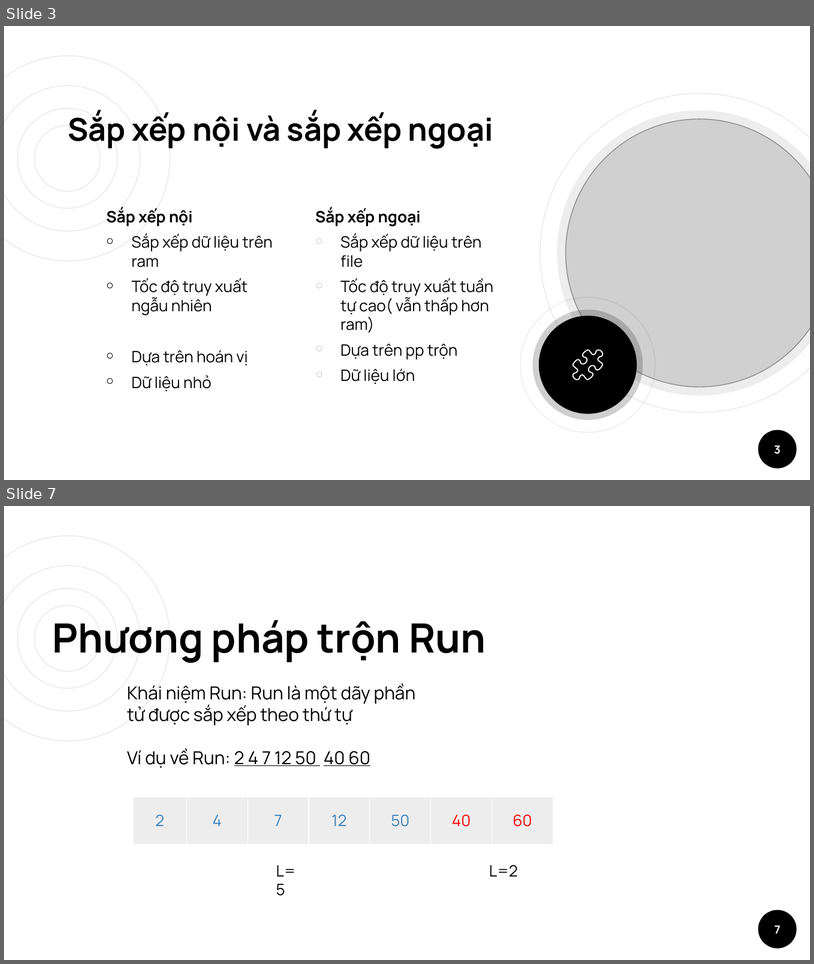
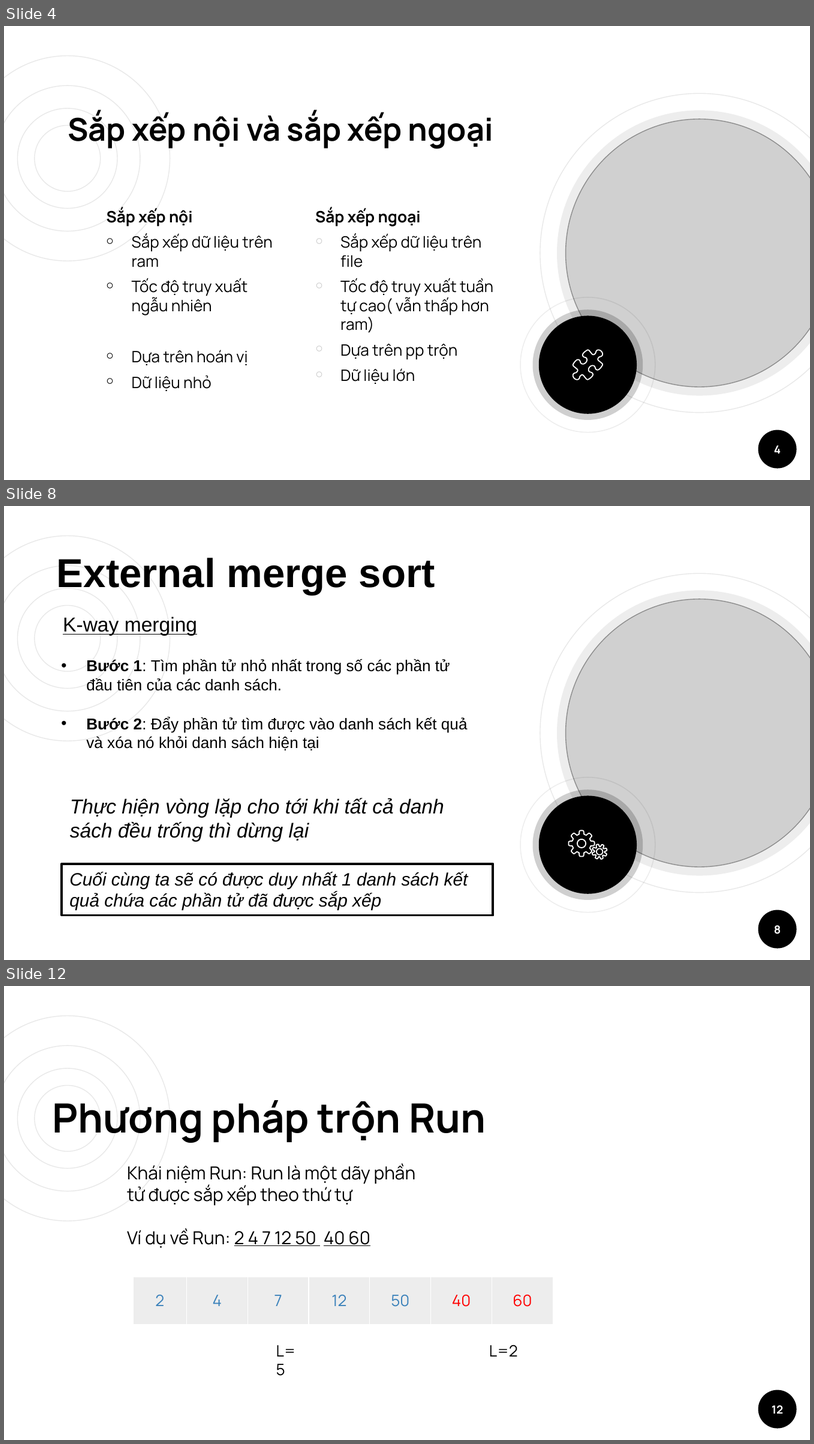
Before and after one commit to Nhatthanh1/CS523_N05, a slide deck: ExternalSort/ESshow.pptx. Shown one above the other, each under a label of ours: slides 3 and 7 before the commit, slides 4, 8 and 12 after it; the slides between them are not shown. The pictures are 814x964 and 814x1444 pixels, drawn with LibreOffice and Linux fonts; fonts in the diff are those of the drawing; grey boxes stand for pictures. Boxes give left, top, right and bottom in pixels: in the first picture for what was removed or moved away, otherwise in the second. Text is boxed around its words. In the diff, an @@ line names an element or a change of style, - is before the commit and + after.

```diff
--- a/ExternalSort/ESshow.pptx
+++ b/ExternalSort/ESshow.pptx
@@ slide 8 added at (x1=4, y1=506, x2=810, y2=960), background #FFFFFF; not listed: 7 template elements that a slide beside it also shows @@
@@ title added at (x1=57, y1=558, x2=435, y2=595), 36 pt, text #000000, bold @@
+External merge sort
@@ picture added at (x1=566, y1=599, x2=810, y2=867) @@
@@ text added at (x1=63, y1=616, x2=197, y2=635), 18 pt, text #000000, underline @@
+K-way merging
@@ text added at (x1=86, y1=659, x2=450, y2=691), 14 pt, text #000000 @@
+• Bước 1: Tìm phần tử nhỏ nhất trong số các phần tử đầu tiên của các danh sách.
@@ text added at (x1=86, y1=717, x2=468, y2=750), 14 pt, text #000000 @@
+• Bước 2: Đẩy phần tử tìm được vào danh sách kết quả và xóa nó khỏi danh sách hiện tại
@@ donut added at (x1=520, y1=777, x2=656, y2=912), fill #000000 at 7% opacity @@
@@ ellipse added at (x1=533, y1=789, x2=644, y2=900), fill #000000 at 19% opacity @@
@@ text added at (x1=70, y1=798, x2=444, y2=841), 18 pt, text #000000, italic @@
+Thực hiện vòng lặp cho tới khi tất cả danh sách đều trống thì dừng lại
@@ ellipse added at (x1=539, y1=795, x2=638, y2=894), fill #000000 @@
@@ freeform shape added at (x1=569, y1=830, x2=595, y2=856), outline #FFFFFF 0.96 pt @@
@@ freeform shape added at (x1=593, y1=844, x2=607, y2=858), outline #FFFFFF 0.96 pt @@
@@ rectangle added at (x1=62, y1=863, x2=494, y2=915), fill #FFFFFF, outline #000000 2 pt, 16 pt, text #000000, italic @@
+Cuối cùng ta sẽ có được duy nhất 1 danh sách kết quả chứa các phần tử đã được sắp xếp
@@ page number added at (x1=774, y1=925, x2=781, y2=934), 10 pt, text #FFFFFF, bold @@
+8
@@ what was slide 3 is now slide 4 @@
@@ page number at (x1=774, y1=445, x2=781, y2=453): text changed @@
-3
+4
@@ what was slide 7 is now slide 12 @@
@@ page number at (x1=772, y1=1405, x2=783, y2=1413): text changed @@
-7
+12
```
Also in this commit, not shown: 7 slides changed, 10 other slides added, 1 slide removed.
